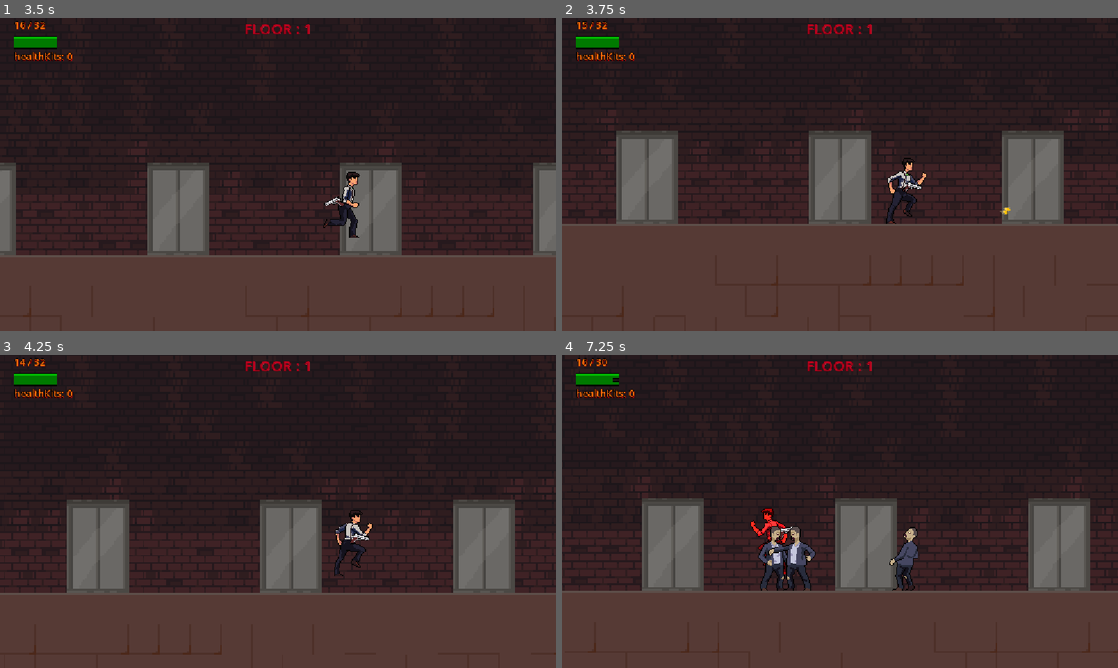
Above: before the commit, frames 1-4 (two rows, left to right).
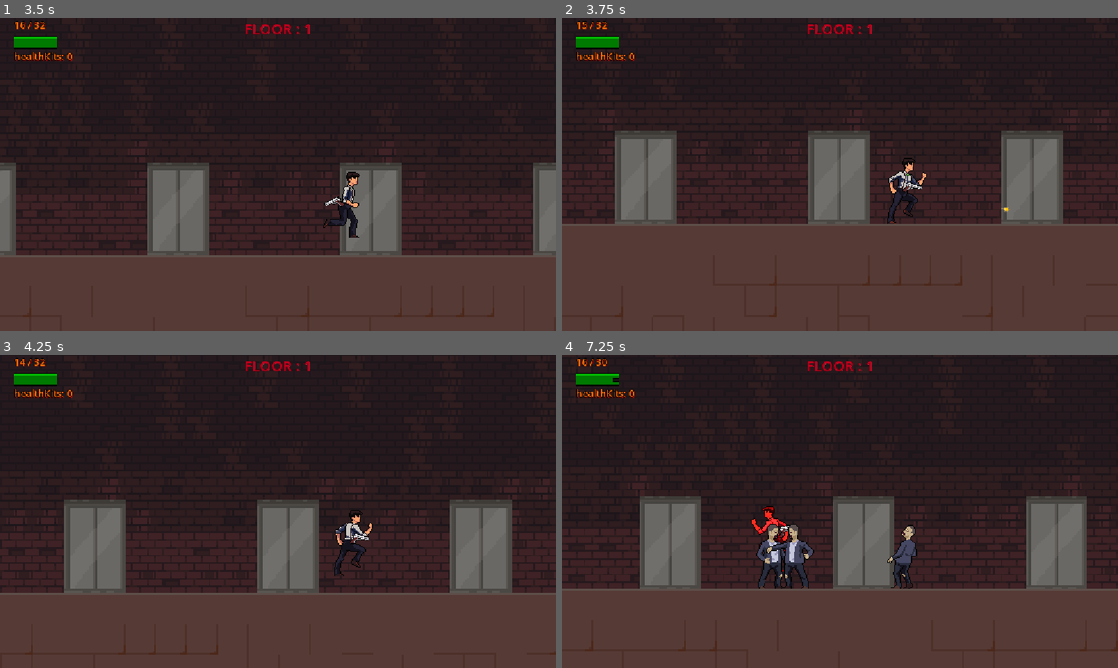
Above: after the commit, the same moments.

Repository: PrinceDevel/zom_building_bugged_technophile
Game: Godot game, scene res://scenes/level.tscn
Same seed, same stepped clock (60 frames per second), same inputs: the game is played once before the commit and once after it.
Inputs (mouse positions are in pixels of both pictures, inside the frame that each line leads up to):
- Up to frame 1 (3.5 s): move the mouse to (400, 158) at 0.52 s; hold D (right) 0.53-2.03 s; tap E (e) at 0.6, 2.3, 2.85 s; tap Space (jump) at 0.77, 1.52, 3.02 s; tap Q (q) at 0.8, 1.35, 3.05 s; move the mouse to (166, 190) at 1.27 s; tap R (r) at 1.55, 2.1 s; move the mouse to (333, 105) at 2.02 s; hold A (left) 2.03-2.78 s; move the mouse to (250, 237) at 2.77 s; hold D (right) from 2.78 s (still down)
- Up to frame 2 (3.75 s): keep holding D (right); move the mouse to (1006, 221) at 3.52 s; press the mouse at (1006, 221) at 3.53 s
- Up to frame 3 (4.25 s): keep holding D (right); tap Space (jump) at 3.77 s; tap R (r) at 3.8 s
- Up to frame 4 (7.25 s): move the mouse to (673, 464) at 4.27 s; release D (right) at 4.28 s; release the mouse at (673, 464) at 4.28 s; hold A (left) 4.28-5.03 s; right-click (673, 464) at 4.35 s; tap Space (jump) at 4.52, 6.02, 6.77 s; tap E (e) at 4.55, 6.6 s; move the mouse to (867, 511) at 5.02 s; hold D (right) 5.03-5.78 s; tap Q (q) at 5.1 s; move the mouse to (756, 433) at 5.77 s; hold A (left) from 5.78 s (still down); tap R (r) at 5.85 s; move the mouse to (962, 495) at 6.52 s

Frame 1 is identical in both runs. In frame 2, 2.1% of the frame differs, in the area x 0-100%, y 29-96%; in frame 3, 3.6%; in frame 4, 8.8%, in the area x 0-100%, y 38-96%.

Commit message:
updated ...

Diff:
--- a/others/weapons/pistol.tres
+++ b/others/weapons/pistol.tres
@@ -14,10 +14,9 @@
 bullet_id = 0
 bullet_sprite = ExtResource("1_yar6r")
 rate_of_fire = 0.2
-bullet_dmg = 1000
+bullet_dmg = 30
 bullet_spread = 2
 mag_size = 16
-shells = 2
 reload_audio = ExtResource("3_4dcfv")
 gunshot_audio = ExtResource("2_4dcfv")
 metadata/_custom_type_script = "uid://b4k2mqk52y2hf"
--- a/scenes/level.tscn
+++ b/scenes/level.tscn
@@ -208,7 +208,9 @@
 23:7/0 = 0
 24:7/0 = 0
 0:8/0 = 0
+0:8/0/physics_layer_0/polygon_0/points = PackedVector2Array(-8, -8, 8, -8, 8, 8, -8, 8)
 1:8/0 = 0
+1:8/0/physics_layer_0/polygon_0/points = PackedVector2Array(-8, -8, 8, -8, 8, 8, -8, 8)
 2:8/0 = 0
 4:8/0 = 0
 5:8/0 = 0
@@ -291,6 +293,7 @@
 22:11/0 = 0
 23:11/0 = 0
 0:12/0 = 0
+0:12/0/physics_layer_0/polygon_0/points = PackedVector2Array(-8, -8, 8, -8, 8, 8, -8, 8)
 1:12/0 = 0
 1:12/0/physics_layer_0/polygon_0/points = PackedVector2Array(-8, -8, 8, -8, 8, 8, -8, 8)
 2:12/0 = 0
--- a/scenes/player.tscn
+++ b/scenes/player.tscn
@@ -184,6 +184,7 @@
 visible = false
 
 [node name="CollisionShape2D" type="CollisionShape2D" parent="Node/hit_box" unique_id=884511599]
+visible = false
 position = Vector2(6, -20)
 shape = SubResource("RectangleShape2D_ly64n")
 debug_color = Color(0.98691183, 0, 0.3235212, 0.41960785)
@@ -192,7 +193,6 @@
 visible = false
 
 [node name="CollisionShape2D" type="CollisionShape2D" parent="Node/hurt_box" unique_id=2133749068]
-visible = false
 position = Vector2(-2.1875, -20)
 shape = SubResource("RectangleShape2D_em7m8")
 debug_color = Color(0, 0.64020807, 0.3580102, 0.41960785)
--- a/scripts/bullet.gd
+++ b/scripts/bullet.gd
@@ -28,5 +28,4 @@
 		var blood = blood.instantiate()
 		get_parent().add_child(blood)
 		blood.global_position = global_position
-	else:
-		queue_free()
+	queue_free()
--- a/scripts/item.gd
+++ b/scripts/item.gd
@@ -12,7 +12,7 @@
 	tween.set_loops()
 	tween.set_trans(Tween.TransitionType.TRANS_SINE)
 	tween.set_ease(Tween.EaseType.EASE_IN_OUT)
-	tween.tween_property(sprite,"offset",Vector2(0,-100),dutration)
+	tween.tween_property(sprite,"offset",Vector2(0,-30),dutration)
 	tween.tween_property(sprite,"offset",Vector2(0,0),dutration)
 
 func _on_body_entered(body: Node2D) -> void:
--- a/scripts/level/level.gd
+++ b/scripts/level/level.gd
@@ -31,6 +31,7 @@
 	main_lift_setup()
 	enemy_lift_setup()
 	enemy_spawn_manager.change_difficulty(level_number)
+	label_3.text = "FLOOR : " + str(level_number)
 
 
 func main_lift_setup():
